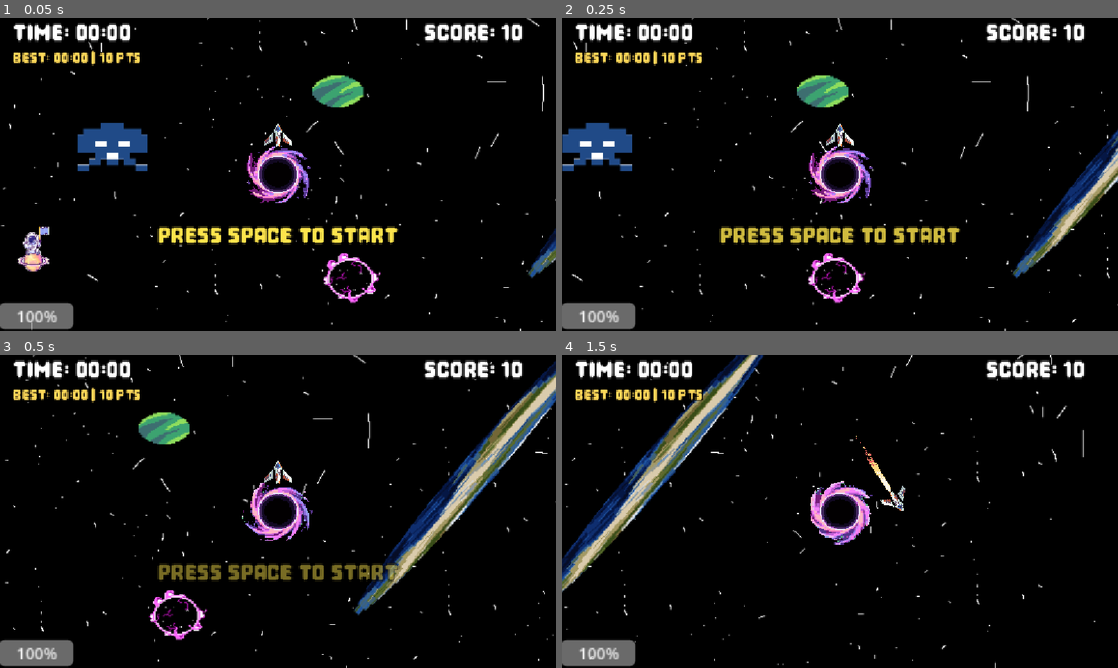
Above: before the commit, frames 1-4 (two rows, left to right).
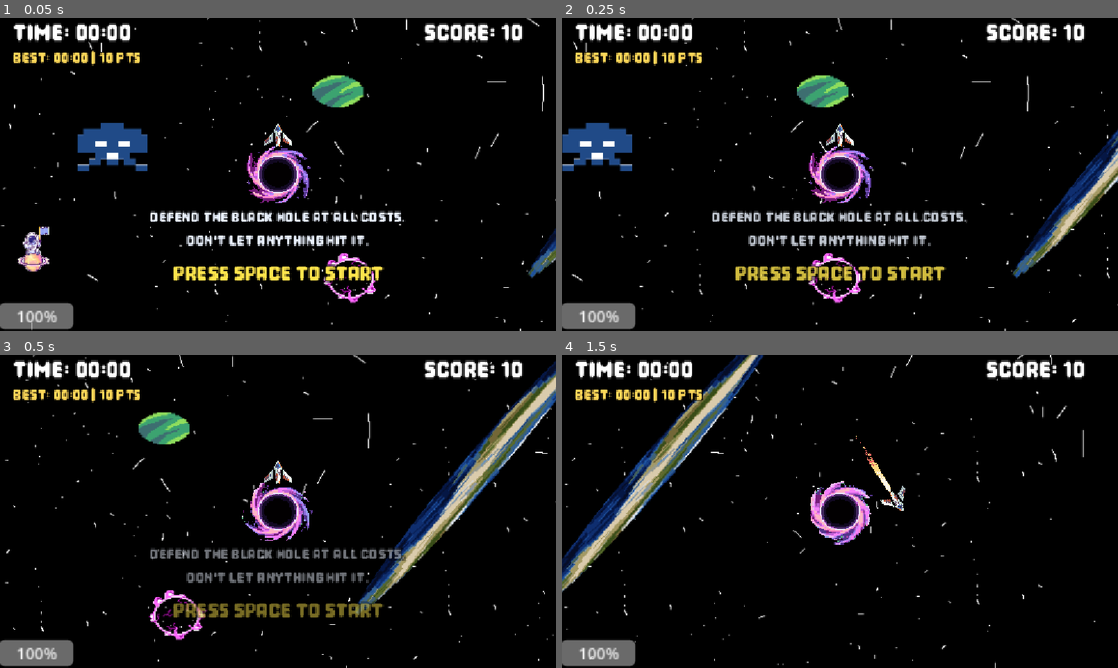
Above: after the commit, the same moments.

Repository: Fila2224/bounce-back
Game: Godot game, scene res://scenes/main_scene.tscn
Same seed, same stepped clock (60 frames per second), same inputs: the game is played once before the commit and once after it.
Inputs:
- Up to frame 1 (0.05 s): no input
- Up to frame 2 (0.25 s): no input
- Up to frame 3 (0.5 s): no input
- Up to frame 4 (1.5 s): tap Space (blip) at 0.5 s; hold D (right) 0.53-1.28 s; hold Space (blip) 0.53-1.28 s; hold S (down) from 1.28 s (still down); tap Shift (speed) at 1.35 s

The runs differ from the first frame. In frame 1, 4.5% of the frame differs, in the area x 27-73%, y 61-85%; in frame 2, 4.4%; in frame 3, 4.2%; in frame 4, nothing differs.

Commit message:
final

Diff:
--- a/project.godot
+++ b/project.godot
@@ -21,14 +21,7 @@
 
 [display]
 
-window/size/viewport_width=1152
-window/size/viewport_height=648
 window/stretch/mode="canvas_items"
-window/stretch/aspect="keep"
-
-[rendering]
-
-textures/vram_compression/import_etc2_astc=true
 
 [input]
 
@@ -76,3 +69,7 @@
 "events": [Object(InputEventKey,"resource_local_to_scene":false,"resource_name":"","device":-1,"window_id":0,"alt_press …(195 unchanged characters)…
 ]
 }
+
+[rendering]
+
+textures/vram_compression/import_etc2_astc=true
--- a/scenes/main_scene.tscn
+++ b/scenes/main_scene.tscn
@@ -68,26 +68,45 @@
 anchor_top = 0.5
 anchor_right = 0.5
 anchor_bottom = 0.5
-offset_left = -160.0
-offset_top = 40.0
-offset_right = 160.0
-offset_bottom = 90.0
-grow_horizontal = 2
-grow_vertical = 2
+offset_left = -280.0
+offset_top = 35.0
+offset_right = 280.0
+offset_bottom = 125.0
+grow_horizontal = 2
+grow_vertical = 2
+
+[node name="MissionLabel" type="Label" parent="StartUI" unique_id=2039122001]
+texture_filter = 1
+layout_mode = 1
+anchors_preset = 10
+anchor_right = 1.0
+offset_bottom = 44.0
+grow_horizontal = 2
+theme_override_colors/font_color = Color(0.92, 0.95, 1, 1)
+theme_override_colors/font_outline_color = Color(0, 0, 0, 1)
+theme_override_constants/outline_size = 6
+theme_override_fonts/font = ExtResource("2_18nlu")
+theme_override_font_sizes/font_size = 20
+text = "Defend the black hole at all costs.
+Don't let anything hit it."
+horizontal_alignment = 1
+vertical_alignment = 1
 
 [node name="StartLabel" type="Label" parent="StartUI" unique_id=2039122000]
 texture_filter = 1
 layout_mode = 1
-anchors_preset = 15
+anchors_preset = 12
+anchor_top = 1.0
 anchor_right = 1.0
 anchor_bottom = 1.0
-grow_horizontal = 2
-grow_vertical = 2
+offset_top = -42.0
+grow_horizontal = 2
+grow_vertical = 0
 theme_override_colors/font_color = Color(1, 0.9, 0.3, 1)
 theme_override_colors/font_outline_color = Color(0, 0, 0, 1)
 theme_override_constants/outline_size = 6
 theme_override_fonts/font = ExtResource("2_18nlu")
-theme_override_font_sizes/font_size = 32
+theme_override_font_sizes/font_size = 28
 text = "Press SPACE to Start"
 horizontal_alignment = 1
 vertical_alignment = 1
